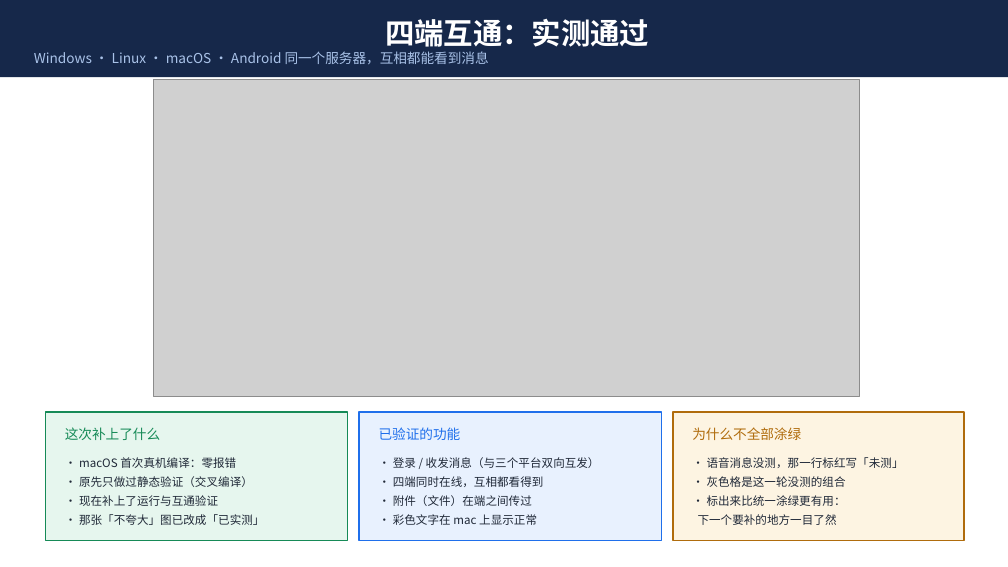
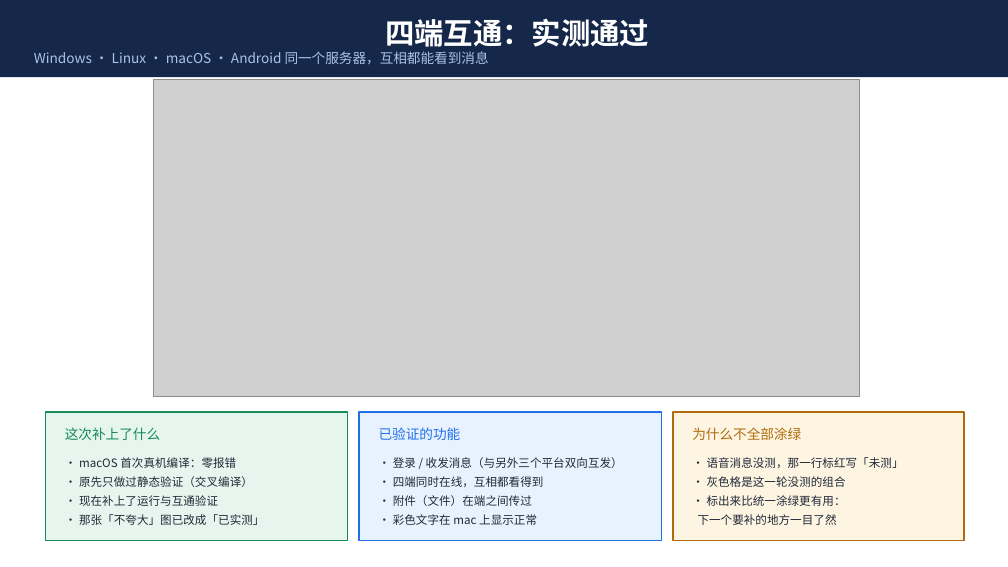
Before and after one commit to dongfang20101113/DChat, a slide deck: slide 21 of dchat-项目介绍.pptx. Drawn at 1008x567 pixels with LibreOffice and Linux fonts; fonts in the diff are those of the drawing; grey boxes stand for pictures. Boxes give left, top, right and bottom in pixels: in the first picture for what was removed or moved away, otherwise in the second. Text is boxed around its words. In the diff, an @@ line names an element or a change of style, - is before the commit and + after.

```diff
--- a/dchat-项目介绍.pptx
+++ b/dchat-项目介绍.pptx
@@ text at [393, 457, 623, 468]: text changed @@
-· 登录 / 收发消息（与三个平台双向互发）
+· 登录 / 收发消息（与另外三个平台双向互发）
```
Also in this commit, not shown: 13 other slides changed, 4 other files.
